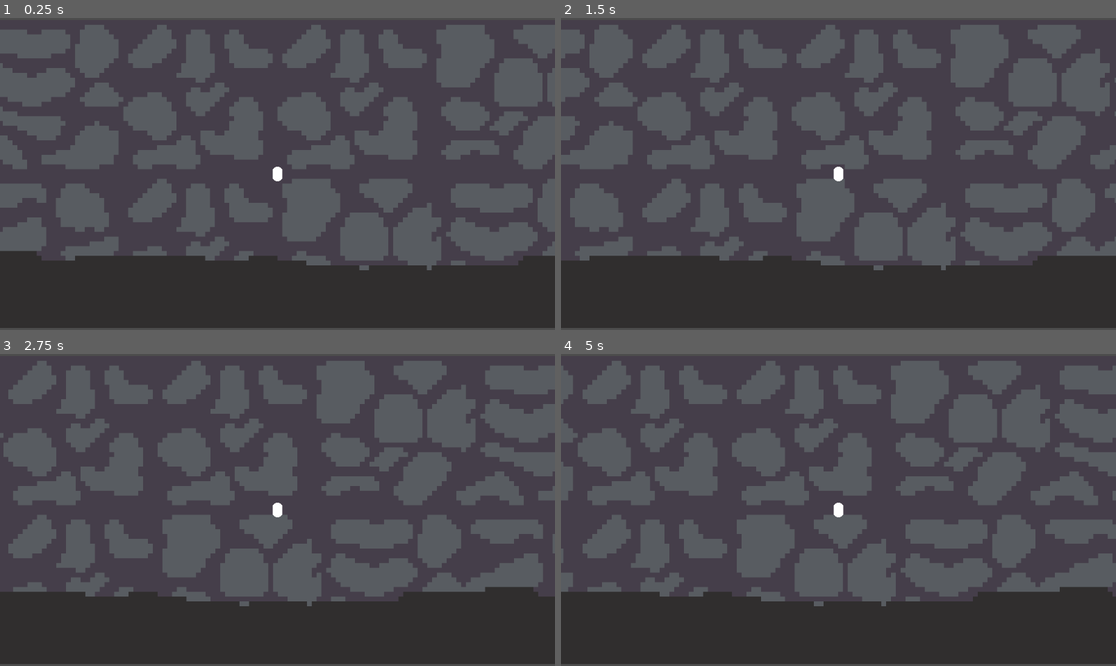
Above: before the commit, frames 1-4 (two rows, left to right).
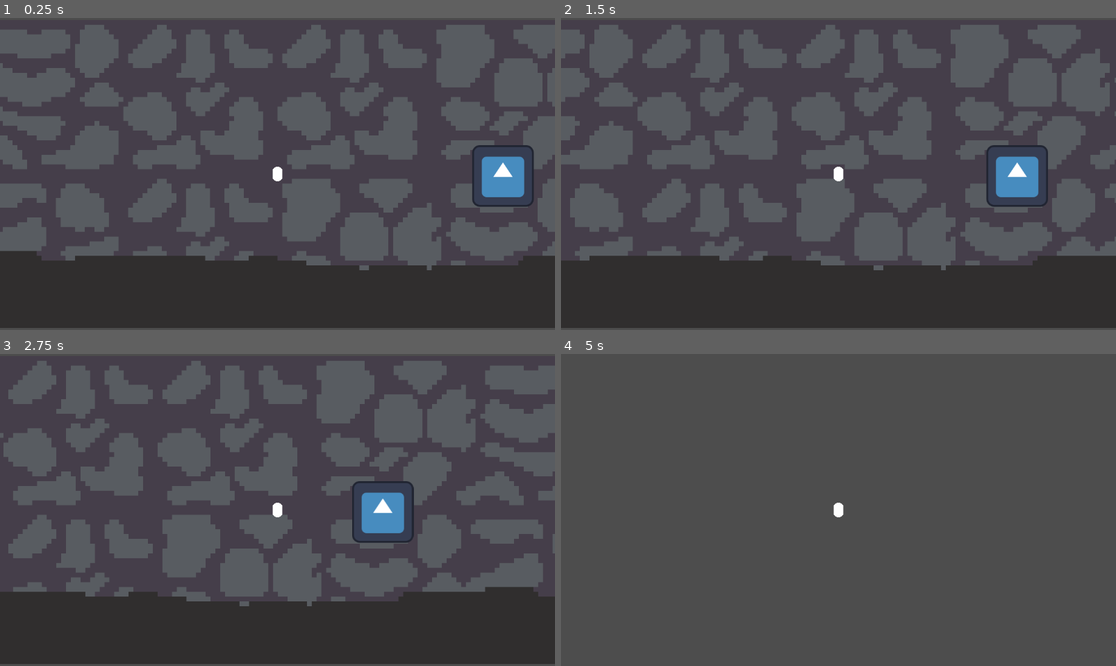
Above: after the commit, the same moments.

Repository: CreaJeu/LePhareFarAway
Game: Godot game, scene res://scenes/levels/main.tscn
Two runs of this game, one before a commit and one after it. Both use one fixed random seed, a clock stepped at 60 frames per second and the inputs below. The engine's default icon, where the game draws it, is replaced by a stand-in: a white triangle on a blue panel in a dark square.
Inputs:
- Up to frame 1 (0.25 s): no input
- Up to frame 2 (1.5 s): tap Enter at 0.5 s; hold D (right) 0.53-1.28 s; tap E (interact) at 0.6, 1.35 s; hold Down (ui_down) from 1.28 s (still down)
- Up to frame 3 (2.75 s): release Down (ui_down) at 2.03 s; hold D (right) from 2.03 s (still down); tap E (interact) at 2.1 s
- Up to frame 4 (5 s): release D (right) at 2.78 s; hold Up (ui_up) 2.78-3.53 s; tap E (interact) at 2.85, 3.6, 4.35 s; hold A (left) from 3.53 s (still down)

The runs differ from the first frame. In frame 1, 1.9% of the frame differs, in the area x 85-97%, y 40-61%; in frame 2, 1.9%; in frame 3, 1.9%; in frame 4, 22%, in the area x 0-100%, y 74-100%.

Commit message:
Stairway 1

Diff:
--- a/scenes/levels/main.tscn
+++ b/scenes/levels/main.tscn
@@ -1,14 +1,25 @@
-[gd_scene load_steps=5 format=3 uid="uid://fpyjp475piwv"]
+[gd_scene load_steps=7 format=3 uid="uid://fpyjp475piwv"]
 
 [ext_resource type="PackedScene" uid="uid://tuv2d44iv0ue" path="res://scenes/prefabs/player.tscn" id="1_wvub0"]
 [ext_resource type="PackedScene" uid="uid://ceidtf6p5gate" path="res://scenes/prefabs/interactable.tscn" id="2_kfq6f"]
 [ext_resource type="Texture2D" uid="uid://dk26by5bk2kp5" path="res://assets/sprites/tileset/stonetile_background.png" id="3_yonmt"]
+[ext_resource type="Texture2D" uid="uid://cembq1866m042" path="res://icon.svg" id="4_cqs5e"]
 
 [sub_resource type="GDScript" id="GDScript_ph7y7"]
 script/source = "extends Node2D
 
 func do_action():
 	print(\"AAAAAAAA\")
+"
+
+[sub_resource type="GDScript" id="GDScript_xwq15"]
+script/source = "extends Node2D
+
+@export var player: CharacterBody2D
+@export var step = -650
+
+func do_action():
+	player.position.y += step
 "
 
 [node name="Main" type="Node2D"]
@@ -34,3 +45,17 @@
 texture = ExtResource("3_yonmt")
 
 [node name="Player" parent="." instance=ExtResource("1_wvub0")]
+
+[node name="Stairway1" type="Node2D" parent="." node_paths=PackedStringArray("player")]
+position = Vector2(468, 4)
+script = SubResource("GDScript_xwq15")
+player = NodePath("../Player")
+metadata/_edit_group_ = true
+
+[node name="Sprite2D" type="Sprite2D" parent="Stairway1"]
+texture = ExtResource("4_cqs5e")
+
+[node name="Interactable" parent="Stairway1" instance=ExtResource("2_kfq6f")]
+position = Vector2(1, 0)
+sizeX = 200.0
+sizeY = 200.0
--- a/scenes/prefabs/interactable.tscn
+++ b/scenes/prefabs/interactable.tscn
@@ -16,6 +16,7 @@
 script = ExtResource("1_pukyx")
 
 [node name="MeshInstance2D" type="MeshInstance2D" parent="."]
+visible = false
 mesh = SubResource("BoxMesh_fm6rw")
 
 [node name="Area2D" type="Area2D" parent="."]
